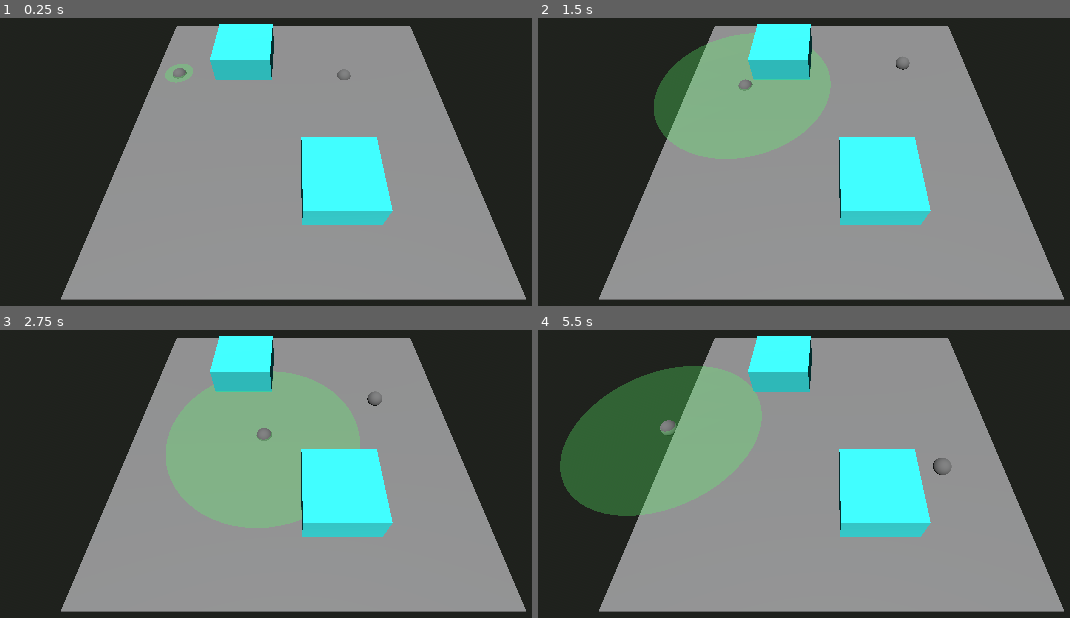
Above: before the commit, frames 1-4 (two rows, left to right).
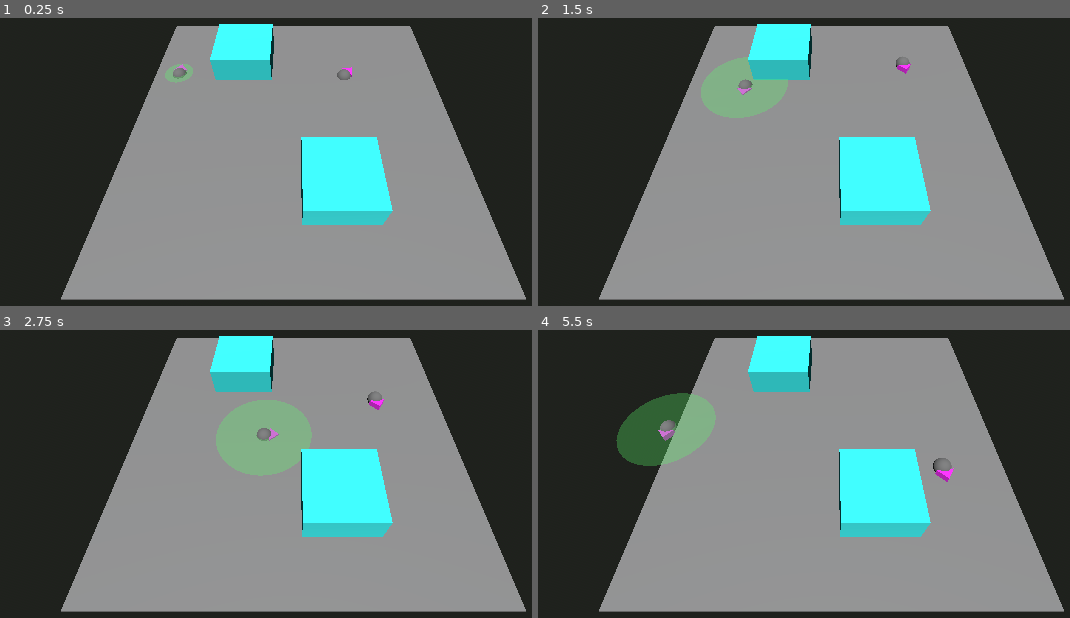
Above: after the commit, the same moments.

Repository: bruom/Gatinhos
Game: Godot game, scene res://Scenes/main.tscn
Same seed, same stepped clock (60 frames per second), same inputs: the game is played once before the commit and once after it.
Inputs:
- Up to frame 1 (0.25 s): no input
- Up to frame 2 (1.5 s): hold D (Right) 0.53-1.28 s; hold F (Interact) 0.53-1.28 s; hold S (Backward) from 1.28 s (still down); tap F (Interact) at 1.35 s
- Up to frame 3 (2.75 s): release S (Backward) at 2.03 s; hold D (Right) from 2.03 s (still down); hold F (Interact) from 2.03 s (still down)
- Up to frame 4 (5.5 s): release D (Right) at 2.78 s; release F (Interact) at 2.78 s; hold W (Forward) 2.78-3.53 s; tap F (Interact) at 2.85, 4.35 s; hold F (Interact) 3.53-4.28 s; hold A (Left) 3.53-5.03 s; hold S (Backward) from 5.03 s (still down); hold F (Interact) from 5.03 s (still down)

The runs differ from the first frame. In frame 1, less than 0.1% of the frame differs, in the area x 32-67%, y 15-21%; in frame 2, 7.4%; in frame 3, 9.5%; in frame 4, 11%, in the area x 4-79%, y 12-65%.

Commit message:
Fixing player merge issue

Diff:
--- a/Scenes/cat.tscn
+++ b/Scenes/cat.tscn
@@ -11,8 +11,20 @@
 radius = 0.25
 height = 0.5
 
+[sub_resource type="StandardMaterial3D" id="StandardMaterial3D_e4rwl"]
+albedo_color = Color(1, 0.184314, 1, 1)
+
+[sub_resource type="PrismMesh" id="PrismMesh_c0fhl"]
+material = SubResource("StandardMaterial3D_e4rwl")
+size = Vector3(0.5, 0.3, 0.2)
+
 [node name="cat" type="CollisionShape3D"]
 shape = SubResource("SphereShape3D_otucw")
 
 [node name="mesh" type="MeshInstance3D" parent="."]
 mesh = SubResource("SphereMesh_vhxe4")
+
+[node name="MeshInstance3D" type="MeshInstance3D" parent="mesh"]
+transform = Transform3D(1, -6.97574e-16, -1.5246e-23, -1.5246e-23, -4.37114e-08, 1, -6.97574e-16, -1, -4.37114e-08, 0, 0, -0.313115)
+layers = 1025
+mesh = SubResource("PrismMesh_c0fhl")
--- a/Scripts/player.gd
+++ b/Scripts/player.gd
@@ -3,7 +3,7 @@
 @onready var sound_debug: MeshInstance3D = $sound_debug
 
 @export var speed: float = 1.0
-@export var sound_radius: float = 3.0
+@export var sound_radius: float = 1.5
 var current_sound_radius: float = 0.0
 
 func _process(delta):
Not shown: 1 places in Scenes/cat.tscn that only renumber resources
